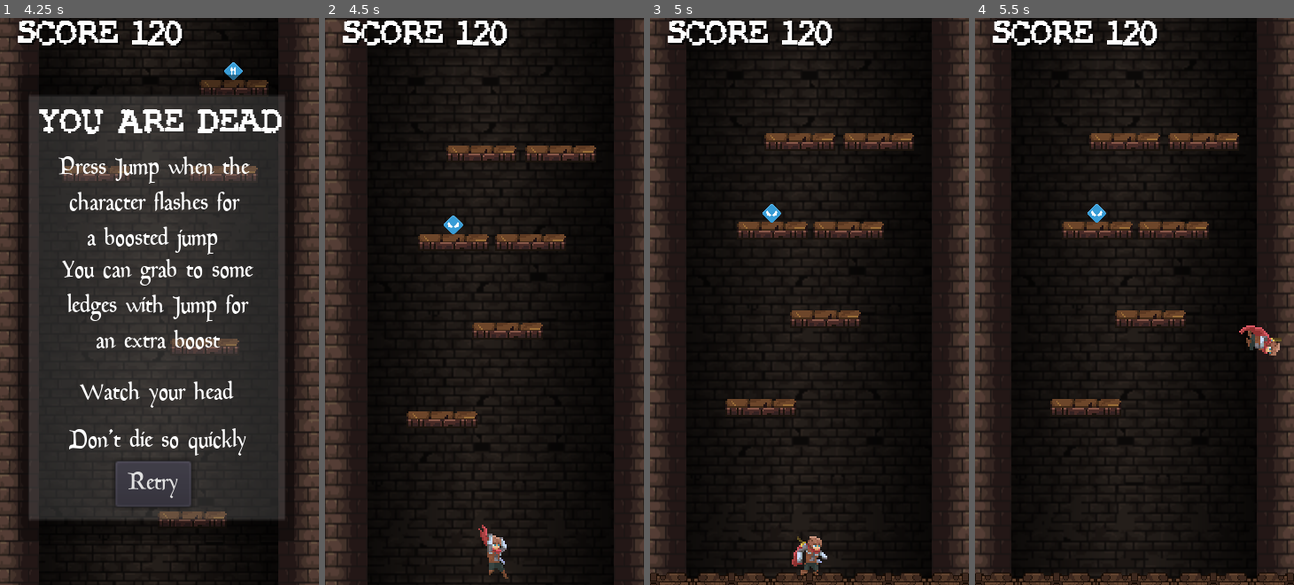
Above: before the commit, frames 1-4 (left to right).
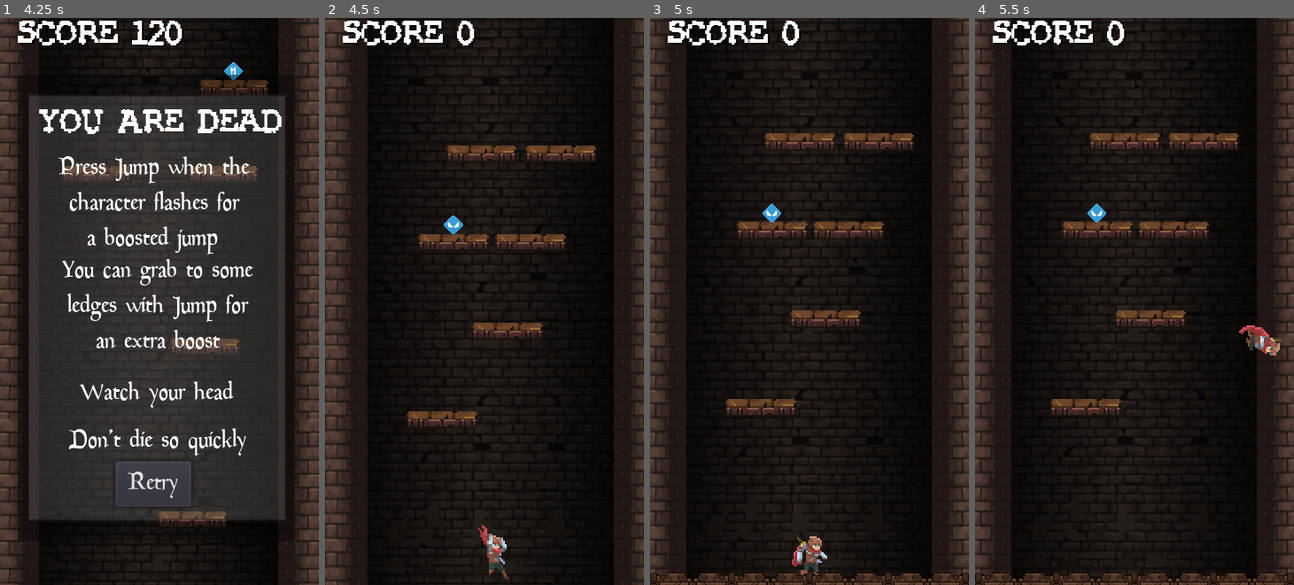
Above: after the commit, the same moments.

Repository: R4nKF1v3/minion1
Game: Godot game, scene res://scenes/Main.tscn
The game is run twice, just before and just after one commit, with the same random seed, the same clock (stepped at 60 frames per second) and the same inputs.
Inputs:
- Up to frame 1 (4.25 s): click "Start" at 0.5 s; hold Right (ui_right) 1.28-2.78 s; tap Up (jump) at 1.52, 2.27, 3.77 s; hold Left (ui_left) 2.78-3.53 s; hold Right (ui_right) from 3.53 s (still down)
- Up to frame 2 (4.5 s): release Right (ui_right) at 4.25 s; click "Retry" at 4.25 s
- Up to frame 3 (5 s): no input
- Up to frame 4 (5.5 s): hold Right (ui_right) from 5.03 s (still down); tap Up (jump) at 5.27 s

Frame 1 is identical in both runs. In frame 2, 0.5% of the frame differs, in the area x 41-58%, y 0-6%; in frame 3, 0.5%; in frame 4, 0.5%.

Commit message:
Bugfixes

Diff:
--- a/scenes/MovingPlatform.tscn
+++ b/scenes/MovingPlatform.tscn
@@ -27,15 +27,14 @@
 orbit_velocity = 0.0
 orbit_velocity_random = 0.0
 scale = 0.2
-scale_curve = SubResource( 9 )
-color_ramp = SubResource( 6 )
+scale_curve = SubResource( 4 )
+color_ramp = SubResource( 2 )
 
-[sub_resource type="AtlasTexture" id=1]
+[sub_resource type="AtlasTexture" id=6]
 atlas = ExtResource( 3 )
 region = Rect2( 0, -2.31891, 64, 80.5519 )
 
-[sub_resource type="Animation" id=2]
-resource_name = "default"
+[sub_resource type="Animation" id=7]
 length = 0.4
 loop = true
 tracks/0/type = "value"
@@ -67,27 +66,27 @@
 position = Vector2( 17, -4 )
 lifetime = 1.5
 local_coords = false
-process_material = SubResource( 7 )
+process_material = SubResource( 5 )
 texture = ExtResource( 2 )
 
 [node name="Particles2D2" type="Particles2D" parent="."]
 position = Vector2( -16, -4 )
 lifetime = 1.5
 local_coords = false
-process_material = SubResource( 7 )
+process_material = SubResource( 5 )
 texture = ExtResource( 2 )
 
 [node name="Sprite" type="Sprite" parent="."]
 position = Vector2( 0.0215748, -1.5893 )
 scale = Vector2( 0.9, 0.9 )
-texture = SubResource( 1 )
+texture = SubResource( 6 )
 vframes = 2
 
 [node name="AnimationPlayer" type="AnimationPlayer" parent="Sprite"]
-anims/default = SubResource( 2 )
+anims/default = SubResource( 7 )
 
 [node name="CollisionShape2D" type="CollisionShape2D" parent="."]
-shape = SubResource( 3 )
+shape = SubResource( 8 )
 one_way_collision = true
 
 [node name="Area2D" type="Area2D" parent="."]
--- a/scenes/Player.tscn
+++ b/scenes/Player.tscn
@@ -439,7 +439,6 @@
 scale = Vector2( 0.478618, 0.357677 )
 
 [node name="RayCast2D" type="RayCast2D" parent="."]
-visible = false
 cast_to = Vector2( 0, -50 )
 collision_mask = 4
 collide_with_areas = true
--- a/scripts/Icons.gd
+++ b/scripts/Icons.gd
@@ -3,6 +3,7 @@
 func _ready():
 	utils.connect("power_grabbed", self, "on_power_grabbed")
 	utils.connect("power_expired", self, "on_power_expired")
+	utils.connect("game_reset", self, "on_game_reset")
 
 func on_power_grabbed(pwr, time):
 	match pwr:
@@ -17,3 +18,7 @@
 			$PWSJIcon.visible = false
 		utils.powers.extralife:
 			$PWELIcon.visible = false
+
+func on_game_reset():
+	for child in get_children():
+		child.visible = false
--- a/scripts/Score.gd
+++ b/scripts/Score.gd
@@ -4,6 +4,7 @@
 
 func _ready():
 	utils.connect("camera_elevated", self, "on_camera_elevation")
+	utils.connect("game_reset", self, "on_game_reset")
 
 func on_camera_elevation(amount):
 	update_score(amount / 2)
@@ -11,3 +12,7 @@
 func update_score(amount):
 	count += amount
 	text = "Score: %d" % count
+
+func on_game_reset():
+	count = 0
+	text = "Score: %d" % count
Not shown: 3 places in scenes/MovingPlatform.tscn that only renumber resources
